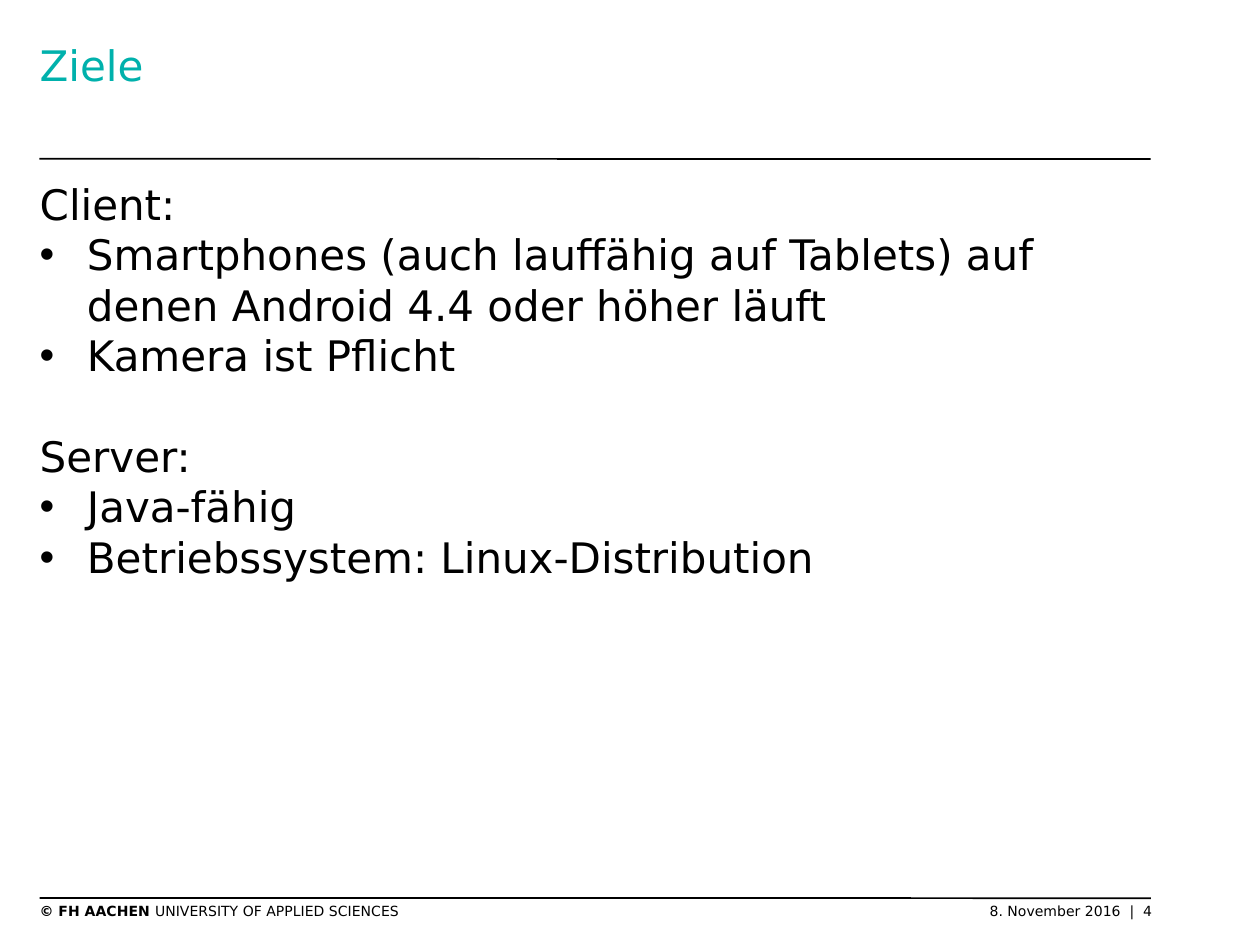
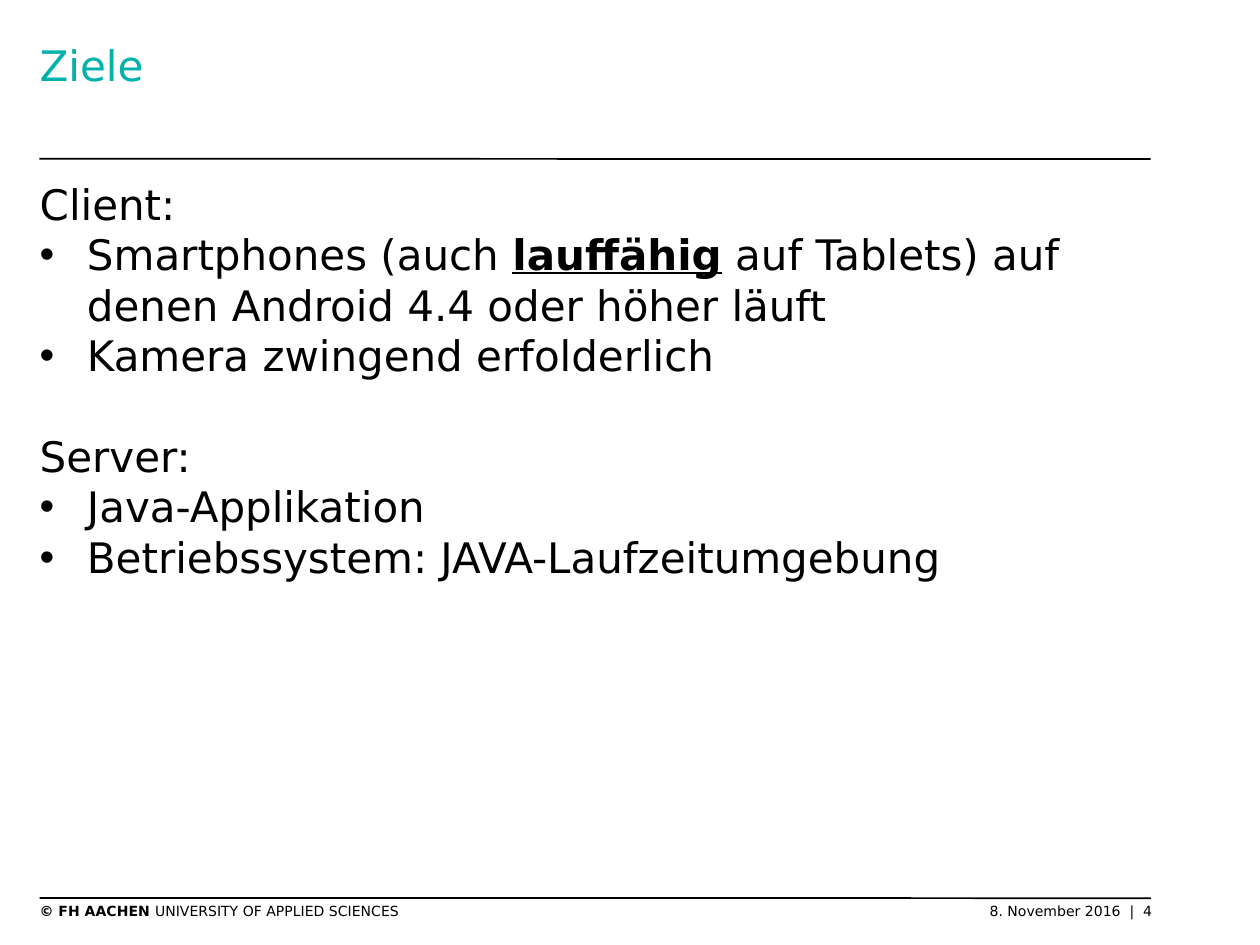
Before and after one commit to thomasgor/swe, a slide deck: slide 4 of Dokumente/Coaching/2016-11-09 Präsentation Technologiemanager.pptx. Drawn at 1260x945 pixels with LibreOffice and Linux fonts; fonts in the diff are those of the drawing; background and template pictures are left out. Boxes give left, top, right and bottom in pixels: in the first picture for what was removed or moved away, otherwise in the second. Text is boxed around its words. In the diff, an @@ line names an element or a change of style, - is before the commit and + after.

```diff
--- a/Dokumente/Coaching/2016-11-09 Präsentation Technologiemanager.pptx
+++ b/Dokumente/Coaching/2016-11-09 Präsentation Technologiemanager.pptx
@@ text at [87, 237, 1059, 322]: bold on, underline on in "lauffähig" @@
@@ text at [87, 339, 714, 380]: text changed @@
-• Kamera ist Pflicht
+• Kamera zwingend erfolderlich
@@ text at [87, 490, 940, 582]: text changed @@
-• Java-fähig
-• Betriebssystem: Linux-Distribution
+• Java-Applikation
+• Betriebssystem: JAVA-Laufzeitumgebung
```
Also in this commit, not shown: 3 other slides changed.
